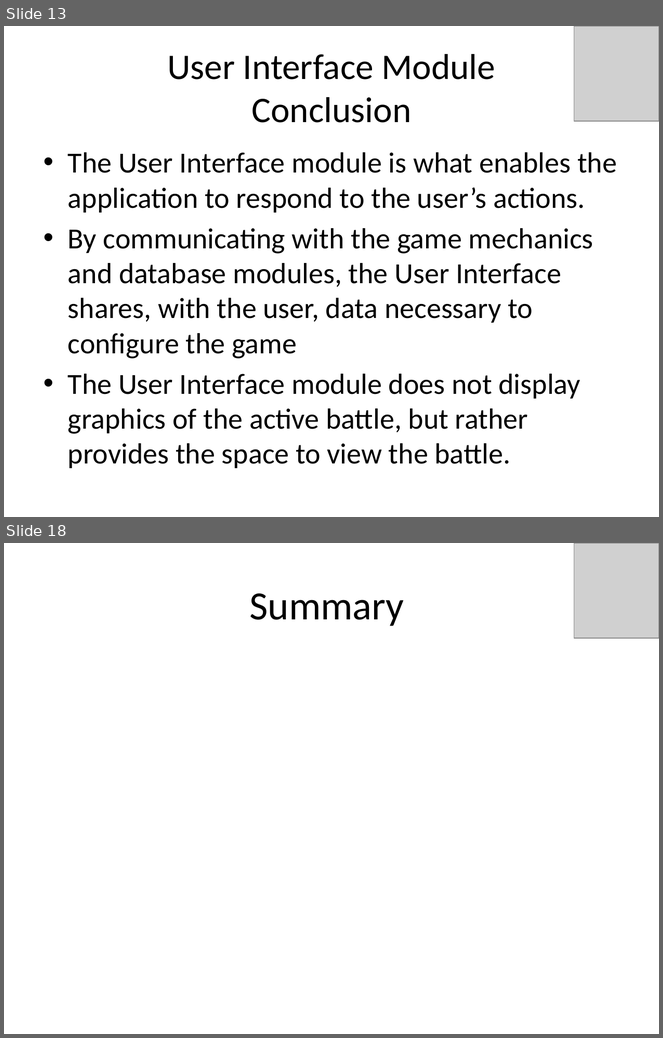
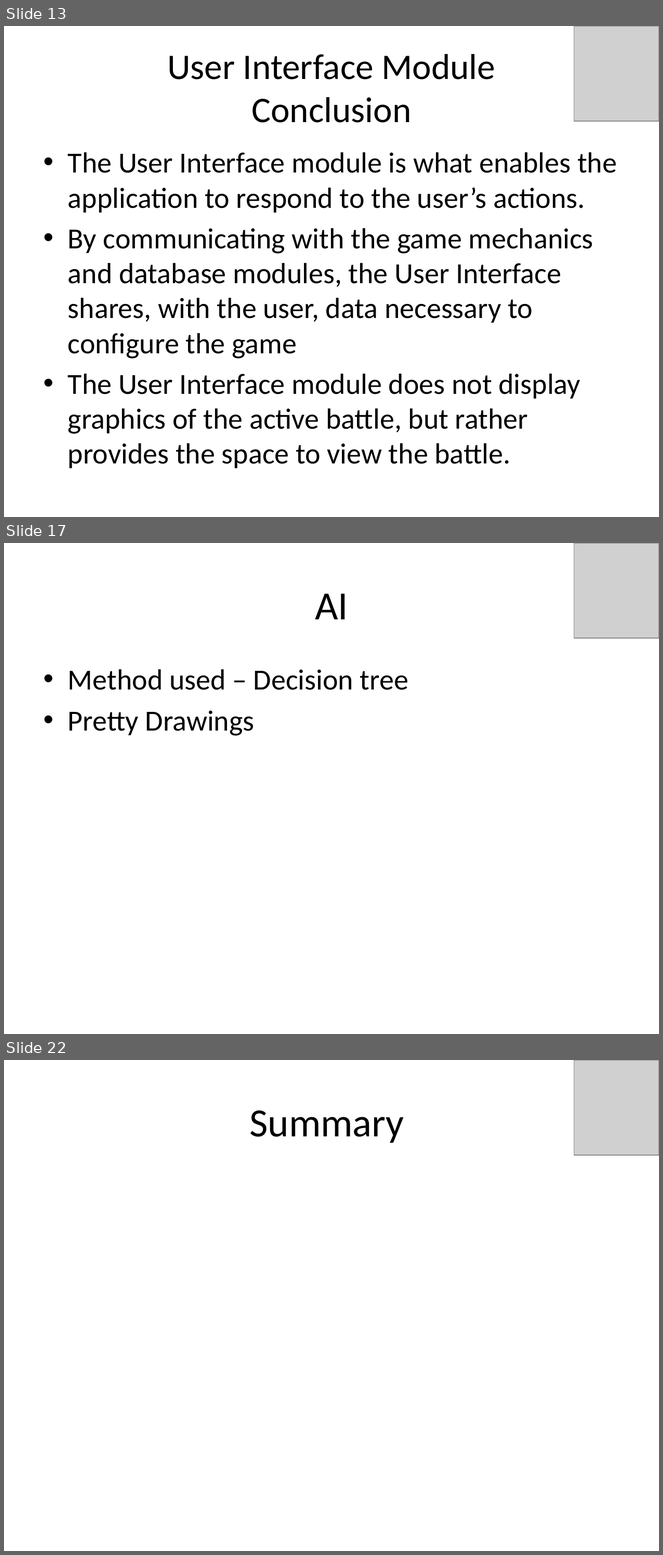
Before and after one commit to idxExtropy/duel-reality, a slide deck: Docs/DUEL REALITY .pptx. Shown one above the other, each under a label of ours: slides 13 and 18 before the commit, slides 13, 17 and 22 after it; the slides between them are not shown. The pictures are 663x1038 and 663x1555 pixels, drawn with LibreOffice and Linux fonts; fonts in the diff are those of the drawing; grey boxes stand for pictures. Boxes give left, top, right and bottom in pixels: in the first picture for what was removed or moved away, otherwise in the second. Text is boxed around its words. In the diff, an @@ line names an element or a change of style, - is before the commit and + after.

```diff
--- a/Docs/DUEL REALITY .pptx
+++ b/Docs/DUEL REALITY .pptx
@@ slide 17 added at <box>4,543,659,1034</box>, background #FFFFFF @@
@@ picture added at <box>574,543,659,638</box> @@
@@ title added at <box>315,593,348,619</box>, 44 pt, text #000000 @@
+AI
@@ text added at <box>68,669,409,736</box>, 32 pt, text #000000 @@
+• Method used – Decision tree
+• Pretty Drawings
@@ what was slide 18 is now slide 22 @@
```
Also in this commit, not shown: 9 slides changed, 7 other slides added, 4 slides removed.
